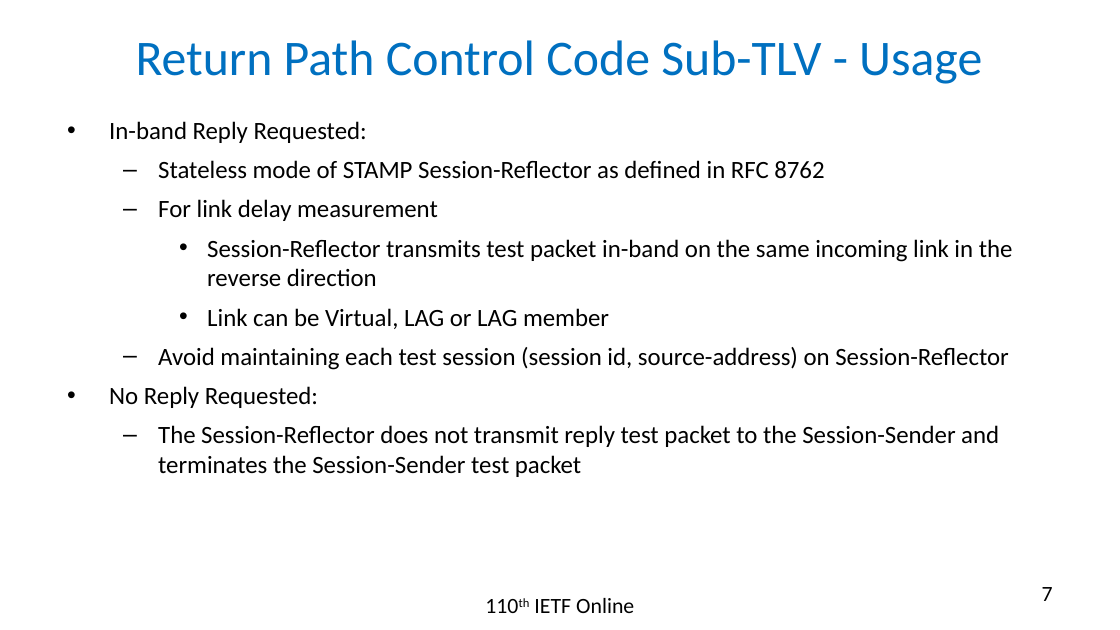
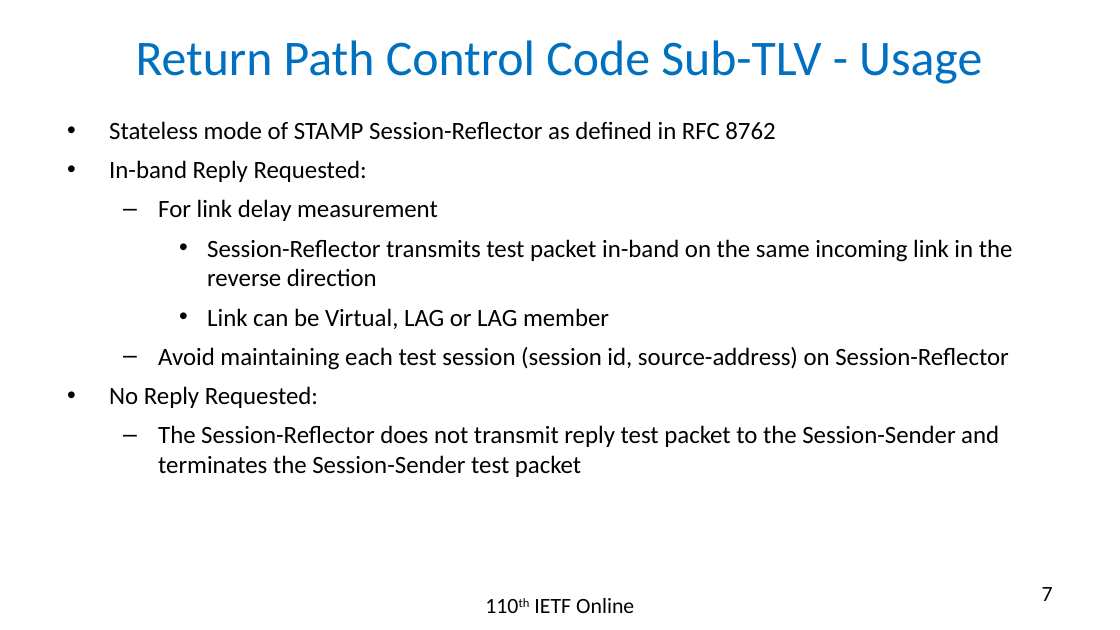
Before and after one commit to rakgandhi/ietf-slides, a slide deck: slide 7 of draft-gandhi-ippm-stamp-srpm-02.pptx. Drawn at 1120x630 pixels with LibreOffice and Linux fonts; fonts in the diff are those of the drawing. Boxes give left, top, right and bottom in pixels: in the first picture for what was removed or moved away, otherwise in the second. Text is boxed around its words. In the diff, an @@ line names an element or a change of style, - is before the commit and + after.

```diff
--- a/draft-gandhi-ippm-stamp-srpm-02.pptx
+++ b/draft-gandhi-ippm-stamp-srpm-02.pptx
@@ text at (x1=109, y1=121, x2=775, y2=140): paragraph added @@
+• Stateless mode of STAMP Session-Reflector as defined in RFC 8762
@@ text at (x1=158, y1=160, x2=824, y2=179): paragraph removed @@
-  – Stateless mode of STAMP Session-Reflector as defined in RFC 8762
```
Also in this commit, not shown: 2 other slides changed, 1 other file.
